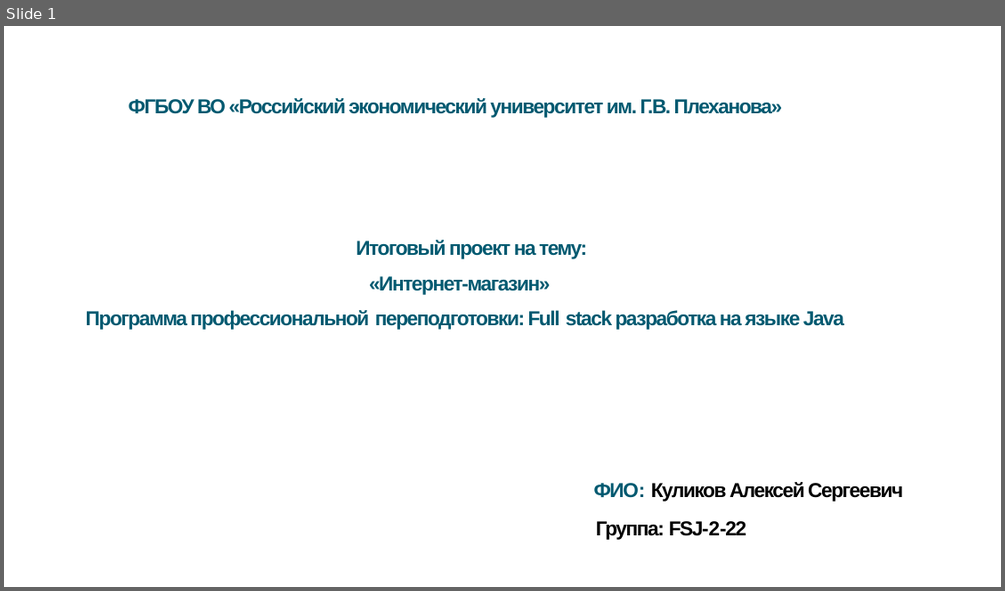
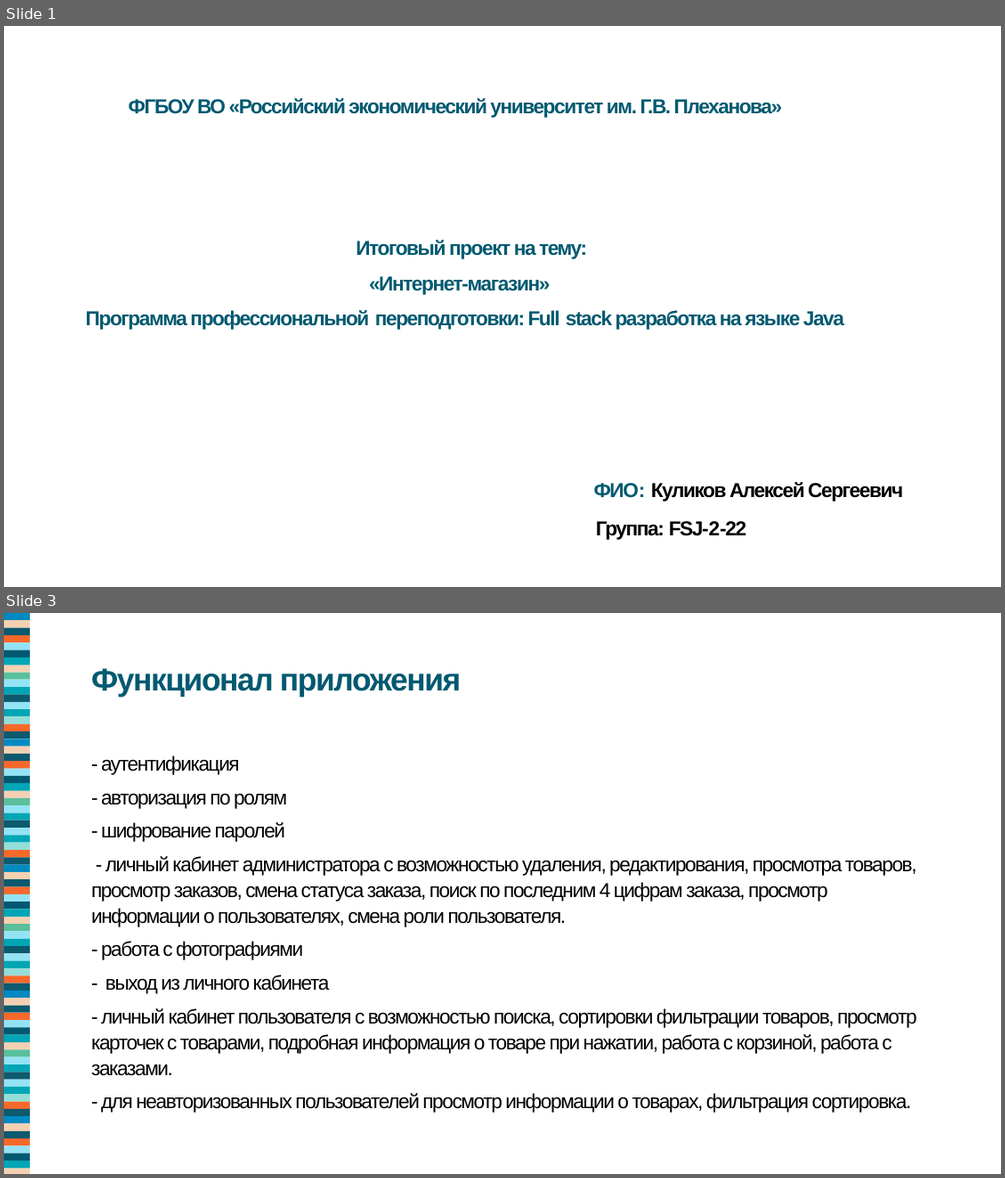
Before and after one commit to Cashc4/FinalProject, a slide deck: Итоговая презентация.pptx. Shown one above the other, each under a label of ours: slide 1 before the commit, slides 1 and 3 after it; the slides between them are not shown. The pictures are 1005x591 and 1005x1178 pixels, drawn with LibreOffice and Linux fonts; fonts in the diff are those of the drawing. Boxes give left, top, right and bottom in pixels: in the first picture for what was removed or moved away, otherwise in the second. Text is boxed around its words. In the diff, an @@ line names an element or a change of style, - is before the commit and + after.

```diff
--- a/Итоговая презентация.pptx
+++ b/Итоговая презентация.pptx
@@ slide 3 added at (x1=4, y1=613, x2=1001, y2=1174), background #FFFFFF @@
@@ text added at (x1=91, y1=668, x2=461, y2=697), 50 pt, text #005970, bold @@
+Функционал приложения
@@ text added at (x1=91, y1=755, x2=917, y2=1112), 32 pt, text #000000 @@
+- аутентификация
+- авторизация по ролям
+- шифрование паролей
+- личный кабинет администратора с возможностью удаления, редактирования, просмотра товаров, просмотр заказов, смена статуса заказа, поиск по последним 4 цифрам заказа, просмотр информации о пользователях, смена роли пользователя.
+- работа с фотографиями
+- выход из личного кабинета
+- личный кабинет пользователя с возможностью поиска, сортировки фильтрации товаров, просмотр карточек с товарами, подробная информация о товаре при нажатии, работа с корзиной, работа с заказами.
+- для неавторизованных пользователей просмотр информации о товарах, фильтрация сортировка.
@@ group added at (x1=4, y1=613, x2=30, y2=1174): 72 freeform shapes @@
```
Also in this commit, not shown: 2 slides changed, 2 other slides added, 5 other files.
